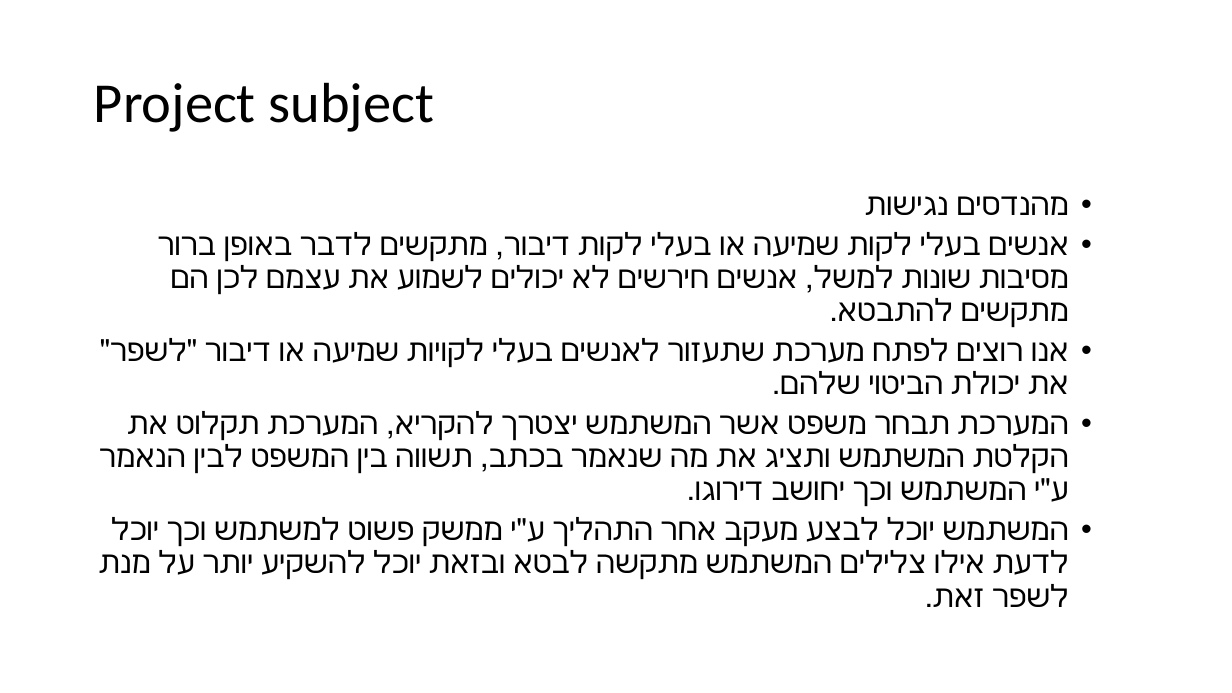
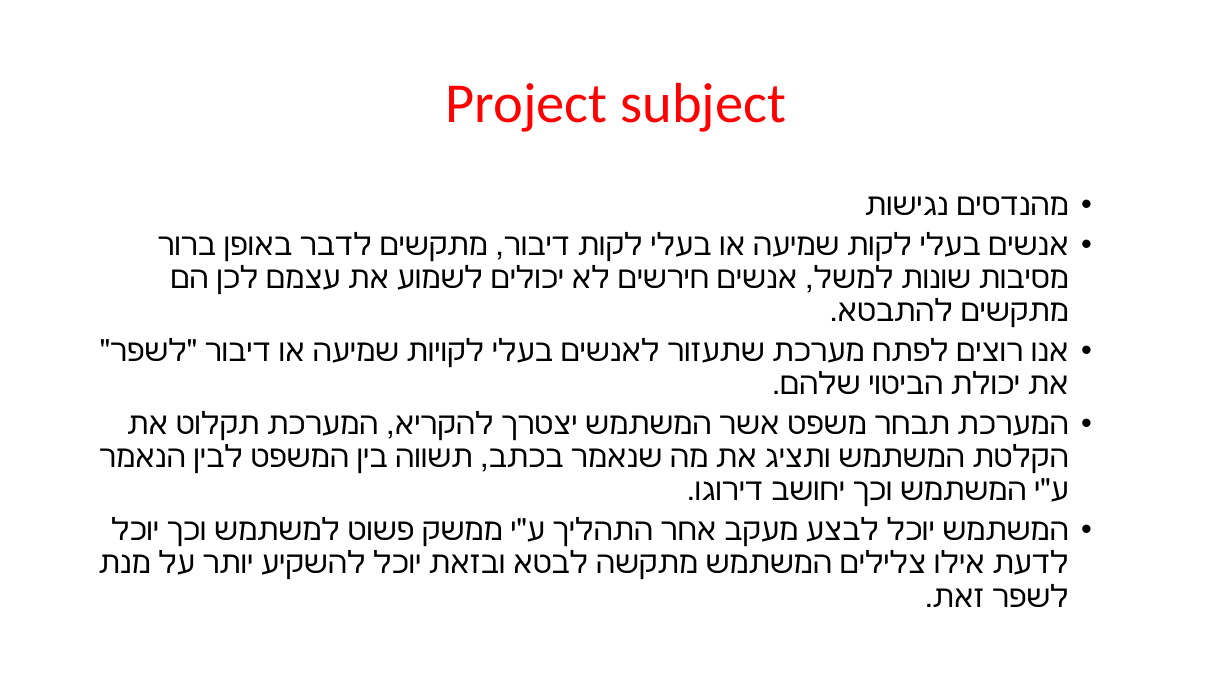
Before and after one commit to daniera3/NEDD-API-server, a slide deck: slide 2 of Project.pptx. Drawn at 1232x693 pixels with LibreOffice and Linux fonts; fonts in the diff are those of the drawing. Boxes give left, top, right and bottom in pixels: in the first picture for what was removed or moved away, otherwise in the second. Text is boxed around its words. In the diff, an @@ line names an element or a change of style, - is before the commit and + after.

```diff
--- a/Project.pptx
+++ b/Project.pptx
@@ title "Project subject" at (445, 82, 787, 132): text colour #000000 to #FF0000; alignment left to centre @@
```
Also in this commit, not shown: 2 other slides changed, 1 slide added, 9 other files.
